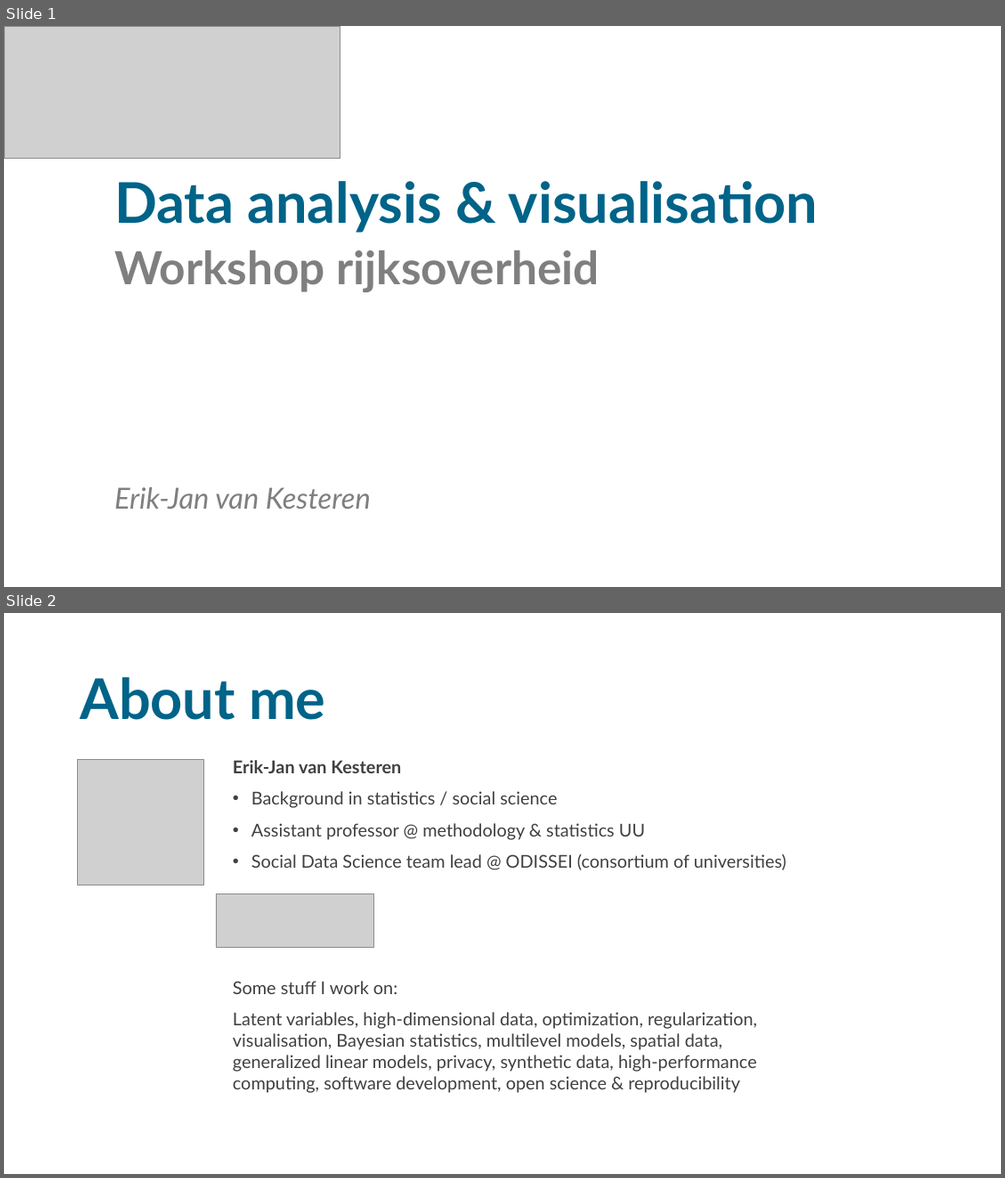
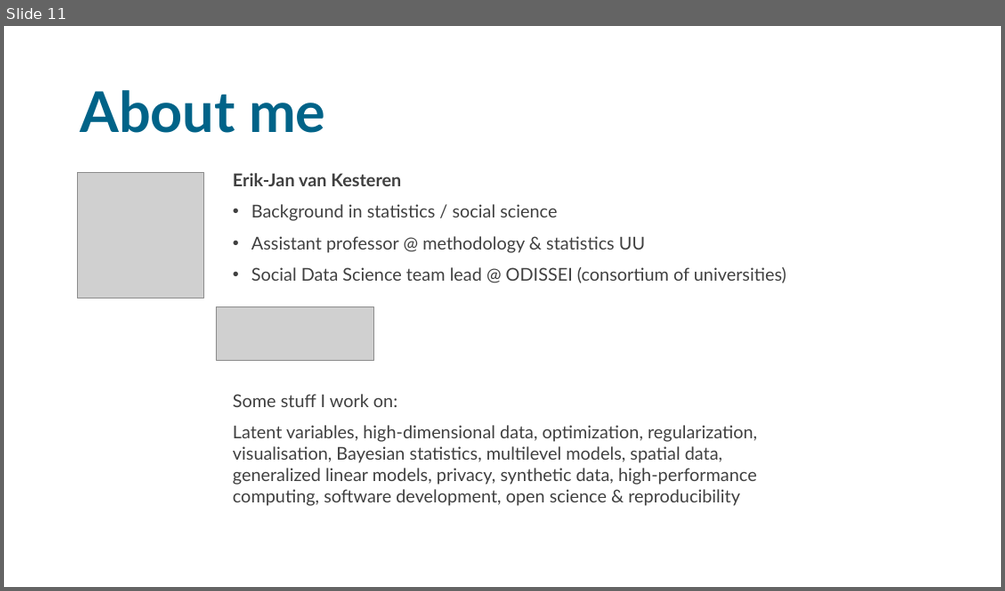
Before and after one commit to sodascience/workshop_causal_impact_assessment, a slide deck: lectures/05_discussion/discussion.pptx. Shown one above the other, each under a label of ours: slides 1 and 2 before the commit, slide 11 after it. The pictures are 1005x1178 and 1005x591 pixels, drawn with LibreOffice and Linux fonts; fonts in the diff are those of the drawing; grey boxes stand for pictures. Boxes give left, top, right and bottom in pixels: in the first picture for what was removed or moved away, otherwise in the second. Text is boxed around its words. In the diff, an @@ line names an element or a change of style, - is before the commit and + after.

```diff
--- a/lectures/05_discussion/discussion.pptx
+++ b/lectures/05_discussion/discussion.pptx
@@ slide 1 removed at bbox=[4, 26, 1001, 587], background #FFFFFF @@
@@ picture removed at bbox=[4, 26, 340, 159] @@
@@ text removed at bbox=[114, 181, 817, 232] @@
-Data analysis & visualisation
@@ text removed at bbox=[114, 250, 599, 292] @@
-Workshop rijksoverheid
@@ text removed at bbox=[114, 487, 371, 508] @@
-Erik-Jan van Kesteren
@@ what was slide 2 is now slide 11 @@
```
Also in this commit, not shown: 10 slides added, 1 other slide removed, 8 other files.
